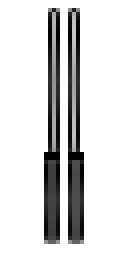
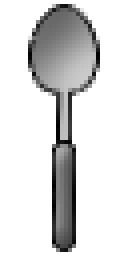
Layer changes from the first 128x256 image to the second:
hid "레이어 2" over box(44, 8, 84, 244)
